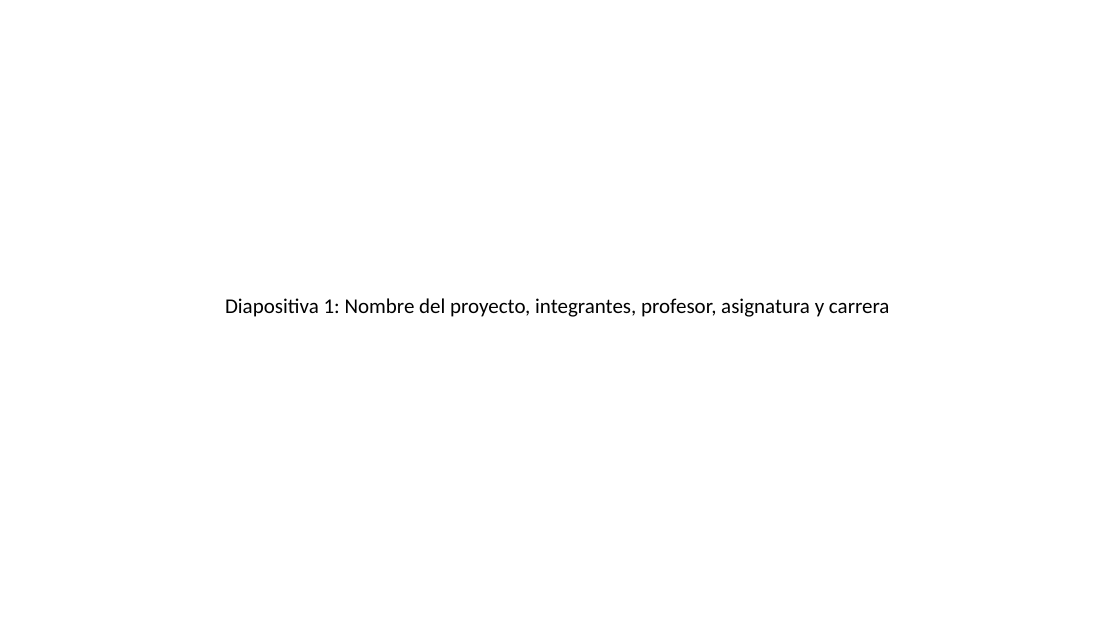
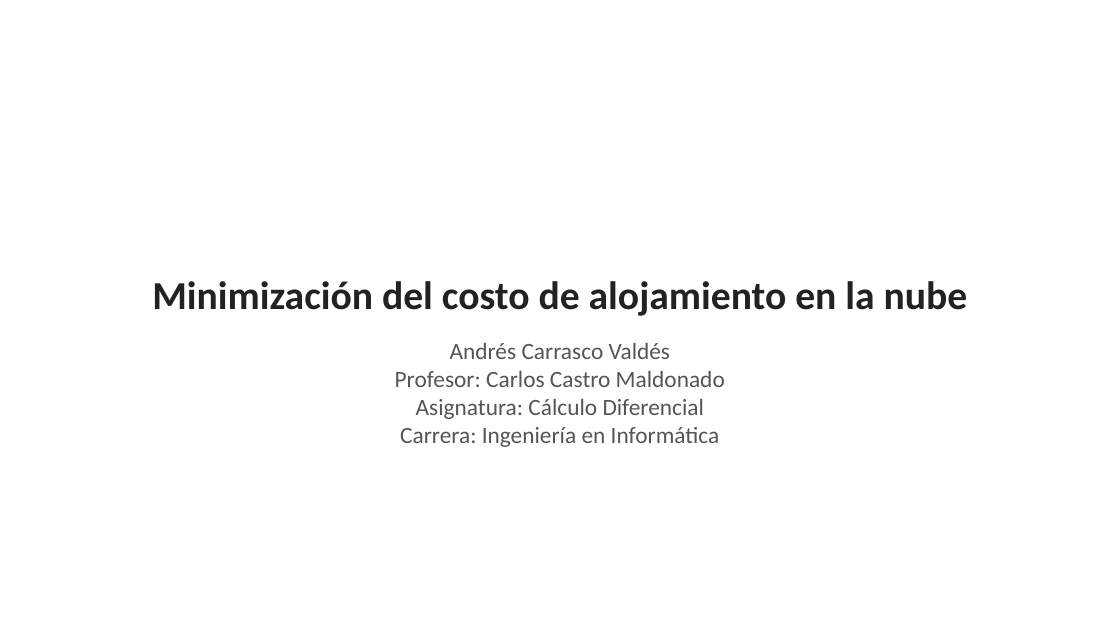
Before and after one commit to acarrascov/proyecto-calculo-optimizacion-cloud, a slide deck: slide 1 of Presentación Proyecto.pptx. Drawn at 1120x630 pixels with LibreOffice and Linux fonts; fonts in the diff are those of the drawing. Boxes give left, top, right and bottom in pixels: in the first picture for what was removed or moved away, otherwise in the second. Text is boxed around its words. In the diff, an @@ line names an element or a change of style, - is before the commit and + after.

Commit message:
Completar contenido de las 14 diapositivas del PPT (respetando su estructura original) y agregar script generador

```diff
--- a/Presentación Proyecto.pptx
+++ b/Presentación Proyecto.pptx
@@ title at (152, 281, 968, 316): text changed; size 18 to 34 pt; text colour #000000 to #222222; bold on @@
-Diapositiva 1: Nombre del proyecto, integrantes, profesor, asignatura y carrera
+Minimización del costo de alojamiento en la nube
@@ text added at (395, 343, 725, 447), 20 pt, text #555555 @@
+Andrés Carrasco Valdés
+Profesor: Carlos Castro Maldonado
+Asignatura: Cálculo Diferencial
+Carrera: Ingeniería en Informática
```
Also in this commit, not shown: 9 other slides changed, 4 slides added, 4 slides removed, 1 other file.
